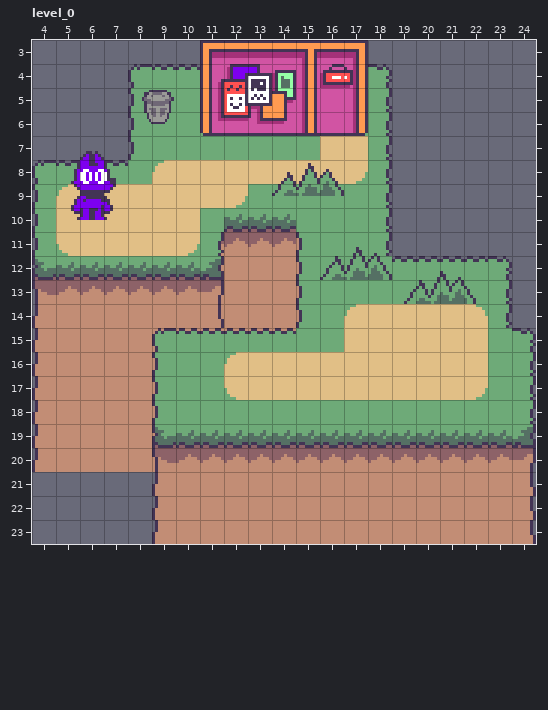
One commit to this LDtk project: assets/map_test.ldtk. Above is the file before it was changed.
Cells are 8x8 px. Shown: level_0 x 4..24, y 3..23.
And afterwards:
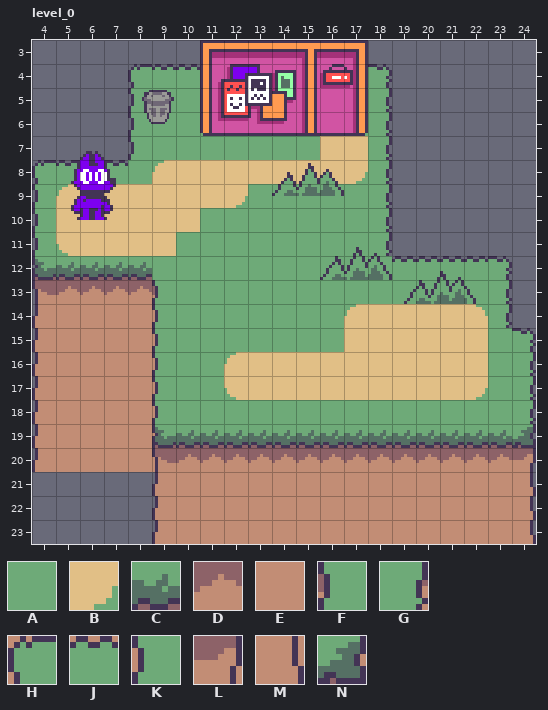
Key: from "atl_main2": A 385, B 388, C 417, D 449, E 481, F 449 under 384, G 449 under 386, H 481 under 352, J 481 under 353, K 481 under 384, L 481 under 450, M 481 under 482, N 481 under 482 under 418.
_ is an empty cell.
The exact change:
Layer "tiles":
Tile A replaces tile B in row 11 at x 10.
Tile A replaces tile C in row 10 at x 12 to 14; in row 12 at x 9 to 10.
Tile A replaces tile D in row 11 at x 12 to 14; in row 13 at x 10.
Tile A replaces tile E in rows 12 to 13 at x 12 to 14; in row 14 at x 10 and 12 to 14.
Tile A replaces tile G in row 11 at x 11.
Tile A replaces tile J in row 15 at x 10 to 14.
Tile A replaces tile K in rows 11 to 14 at x 15.
Tile A replaces tile L in row 13 at x 11.
Tile A replaces tile M in row 14 at x 11.
Tile A replaces tile N in row 12 at x 11.
Tile F replaces tile D in row 13 at x 9.
Tile K replaces tile E in row 14 at x 9.
Tile K replaces tile H in row 15 at x 9.
Boxes around the changes in both pictures, in picture pixels (x1, y1, x2, y2):
changed: (152, 214, 302, 352)
